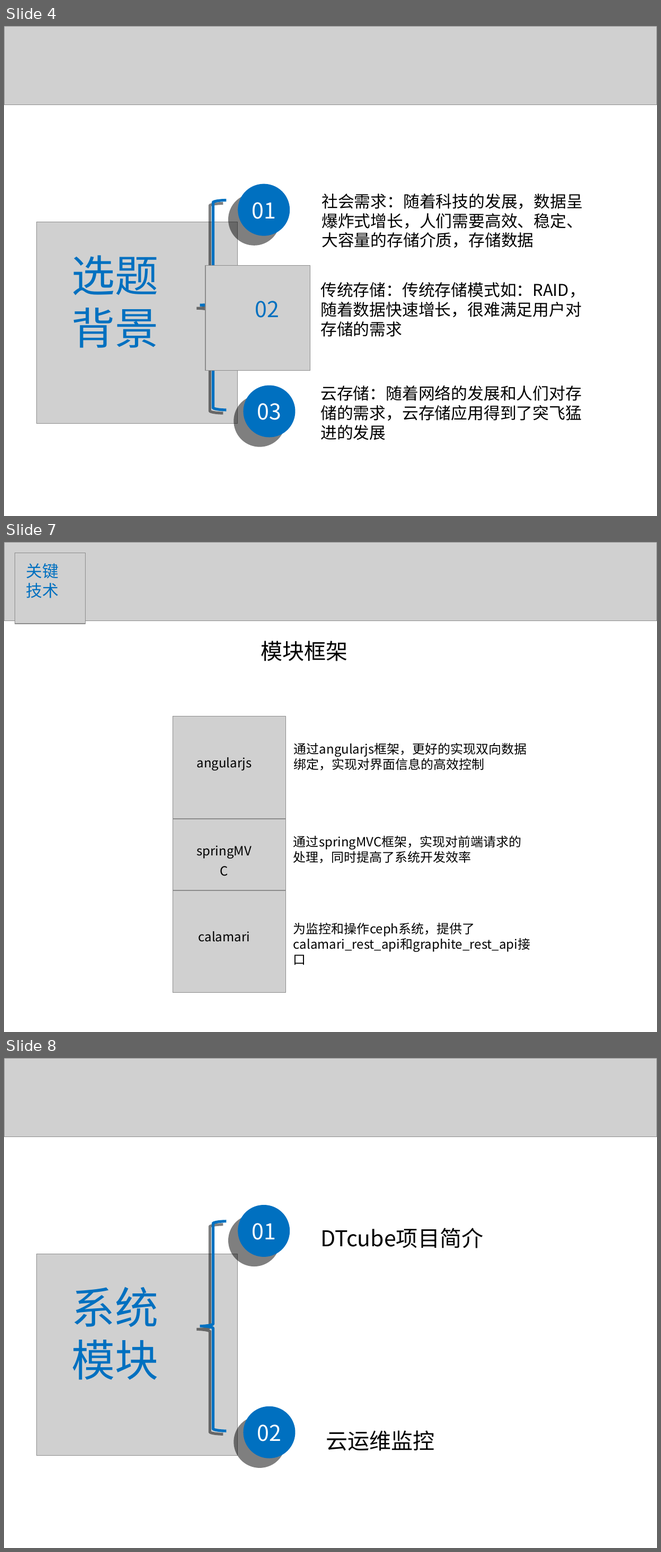
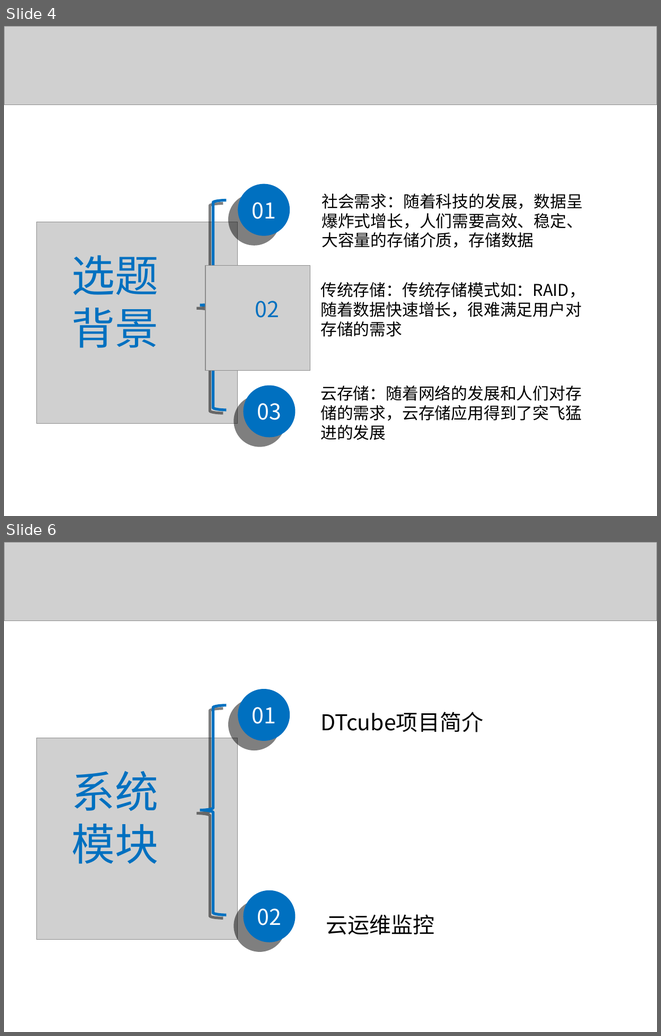
Before and after one commit to liaoliaoanxiao/mediumRepy, a slide deck: 论文/SA14226355孙君伟答辩.ppt. Shown one above the other, each under a label of ours: slides 4, 7 and 8 before the commit, slides 4 and 6 after it; the slides between them are not shown. The pictures are 661x1552 and 661x1036 pixels, drawn with LibreOffice and Linux fonts; fonts in the diff are those of the drawing; grey boxes stand for pictures. Boxes give left, top, right and bottom in pixels: in the first picture for what was removed or moved away, otherwise in the second. Text is boxed around its words. In the diff, an @@ line names an element or a change of style, - is before the commit and + after.

```diff
--- a/论文/SA14226355孙君伟答辩.ppt
+++ b/论文/SA14226355孙君伟答辩.ppt
@@ slide 7 removed at (4,542,657,1032), background #FFFFFF @@
@@ picture removed at (4,542,657,620) @@
@@ picture removed at (15,553,86,624) @@
@@ text removed at (26,563,59,598) @@
-关键
-技术
@@ text removed at (261,641,348,661) @@
-模块框架
@@ picture removed at (173,716,285,819) @@
@@ text removed at (294,742,527,770) @@
-通过angularjs框架，更好的实现双向数据绑定，实现对界面信息的高效控制
@@ text removed at (197,757,252,770) @@
-angularjs
@@ picture removed at (173,804,285,906) @@
@@ text removed at (189,835,259,862) @@
-springMVC
@@ text removed at (293,835,522,863) @@
-通过springMVC框架，实现对前端请求的处理，同时提高了系统开发效率
@@ picture removed at (173,890,285,992) @@
@@ text removed at (293,923,530,952) @@
-为监控和操作ceph系统，提供了calamari_rest_api和graphite_rest_api接口
@@ text removed at (199,931,250,942) @@
-calamari
@@ what was slide 8 is now slide 6 @@
```
Also in this commit, not shown: 3 slides changed, 2 slides added, 1 other slide removed.
